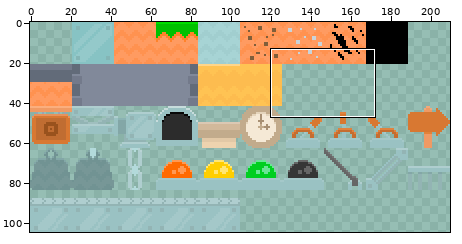
Two states of a sprite sheet, assets/images/tiles.png. Above: a wide view before the commit, with the close-up outlined.
Close-up. The starting point:
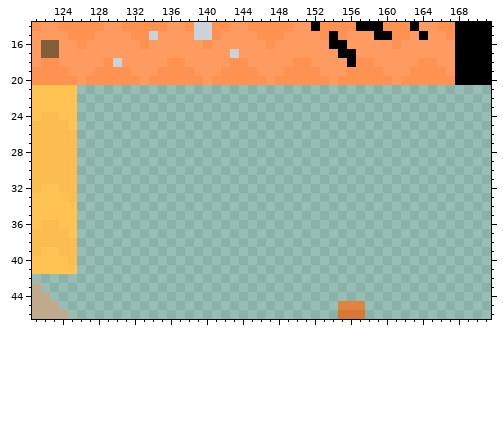
The file is 210x105 pixels. Colours within 5 levels of each other are drawn and written as one. Shown: x 121..171, y 14..46.
The same view after the edit:
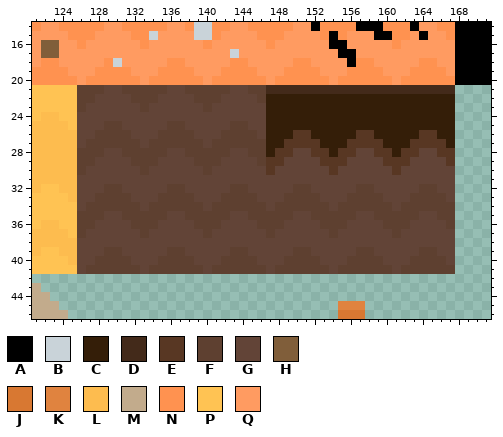
Palette (. is transparent): A #000000  B #c9d3d9  C #341e08  D #432a1a  E #583723  F #5e4030  G #624437  H #805e3a  J #d87832  K #e0833f  L #fdbc4f  M #c2ab8c  N #ff9250  P #ffc353  Q #ff9b61
Diff:
y 21: x 126..167 .......................................... -> FFFGGFFFFFGGFFFFFGGFFDDDDDDDDDDDDDDDDDDDDD
y 22: x 126..167 .......................................... -> FFGGGGFFFGGGGFFFGGGGFCCCCCCCCCCCCCCCCCCCCC
y 23: x 126..167 .......................................... -> FGGGGGGFGGGGGGFGGGGGGCCCCCCCCCCCCCCCCCCCCC
y 24: x 126..167 .......................................... -> GGGGGGGGGGGGGGGGGGGGGCCCCCCCCCCCCCCCCCCCCC
y 25: x 126..167 .......................................... -> GGGFFGGGGGFFGGGGGFFGGCCCCCCCCCCCCCCCCCCCCC
y 26: x 126..167 .......................................... -> GGFFFFGGGFFFFGGGFFFFGCCCEECCCCCEECCCCCEECC
y 27: x 126..167 .......................................... -> GFFFFFFGFFFFFFGFFFFFFCCEEEECCCEEEECCCEEEEC
y 28: x 126..167 .......................................... -> FFFGGFFFFFGGFFFFFGGFFCEEGGEECEEGGEECEEGGEE
y 29: x 126..167 .......................................... -> FFGGGGFFFGGGGFFFGGGGFEEGGGGEEEGGGGEEEGGGGE
y 30: x 126..167 .......................................... -> FGGGGGGFGGGGGGFGGGGGGEGGGGGGEGGGGGGEGGGGGG
y 31: x 126..167 .......................................... -> GGGGGGGGGGGGGGGGGGGGGGGGGGGGGGGGGGGGGGGGGG
y 32: x 126..167 .......................................... -> GGGFFGGGGGFFGGGGGFFGGGGGFFGGGGGFFGGGGGFFGG
y 33: x 126..167 .......................................... -> GGFFFFGGGFFFFGGGFFFFGGGFFFFGGGFFFFGGGFFFFG
y 34: x 126..167 .......................................... -> GFFFFFFGFFFFFFGFFFFFFGFFFFFFGFFFFFFGFFFFFF
y 35: x 126..167 .......................................... -> FFFGGFFFFFGGFFFFFGGFFFFFGGFFFFFGGFFFFFGGFF
y 36: x 126..167 .......................................... -> FFGGGGFFFGGGGFFFGGGGFFFGGGGFFFGGGGFFFGGGGF
y 37: x 126..167 .......................................... -> FGGGGGGFGGGGGGFGGGGGGFGGGGGGFGGGGGGFGGGGGG
y 38: x 126..167 .......................................... -> GGGGGGGGGGGGGGGGGGGGGGGGGGGGGGGGGGGGGGGGGG
y 39: x 126..167 .......................................... -> GGGFFGGGGGFFGGGGGFFGGGGGFFGGGGGFFGGGGGFFGG
y 40: x 126..167 .......................................... -> GGFFFFGGGFFFFGGGFFFFGGGFFFFGGGFFFFGGGFFFFG
y 41: x 126..167 .......................................... -> GFFFFFFGFFFFFFGFFFFFFGFFFFFFGFFFFFFGFFFFFF
Where, in picture pixels (left, top, right, bottom), the same in both close-ups:
added: (77, 85, 455, 274)
